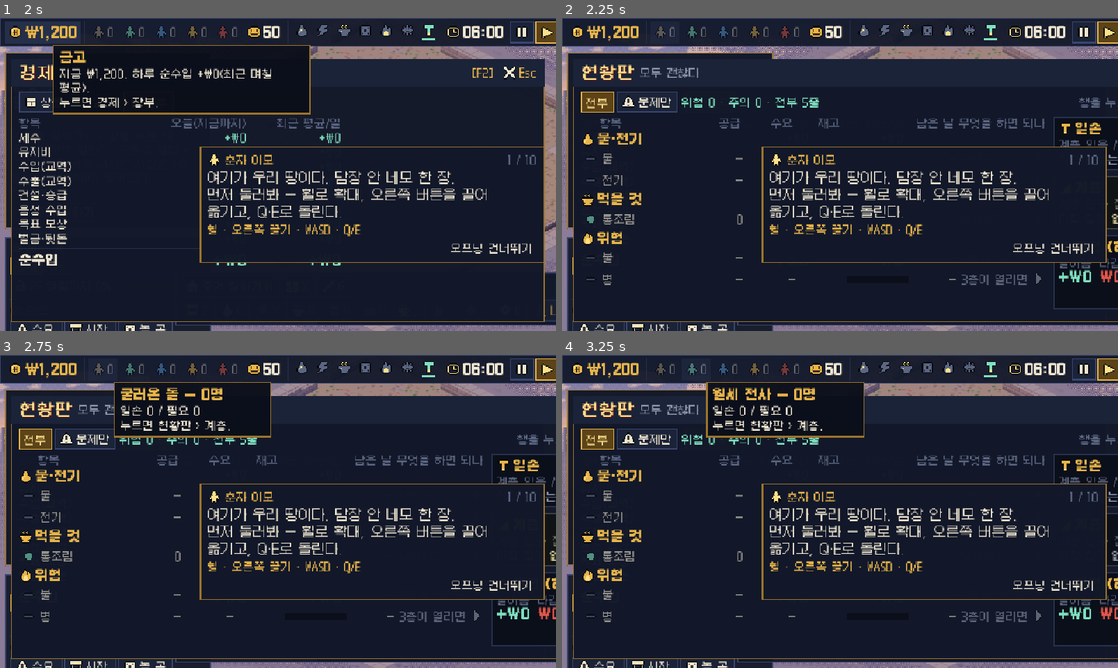
Above: before the commit, frames 1-4 (two rows, left to right).
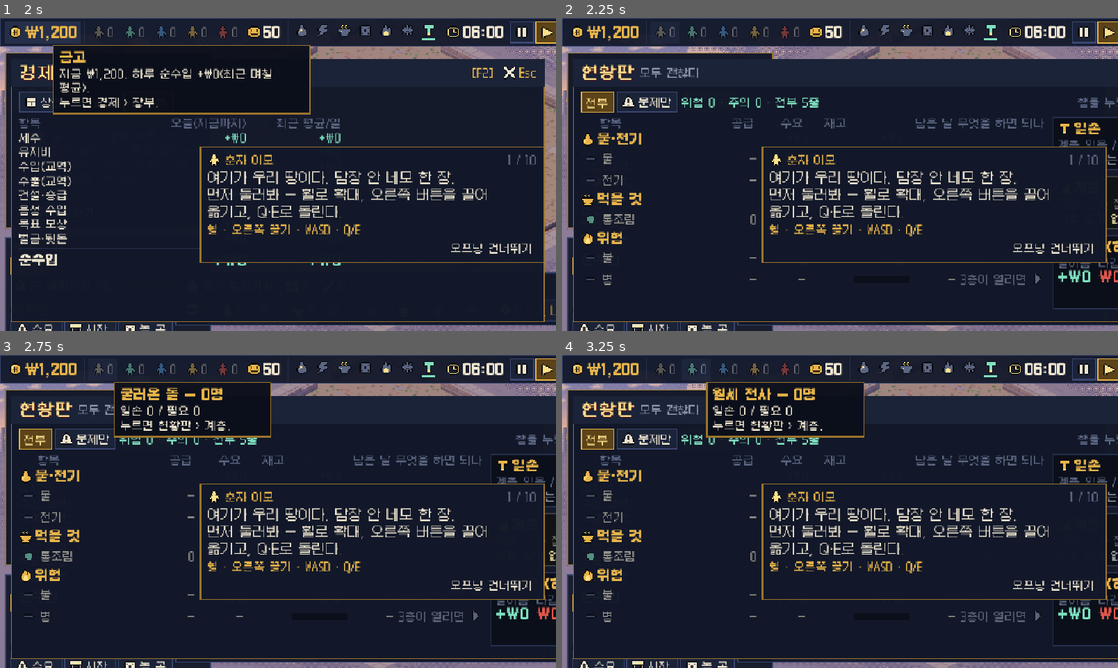
Above: after the commit, the same moments.

Repository: Birchnut/kowloon-walled-city
Game: Godot game, scene res://scenes/Main.tscn
Same seed, same stepped clock (60 frames per second), same inputs: the game is played once before the commit and once after it.
Inputs (mouse positions are in pixels of both pictures, inside the frame that each line leads up to):
- Up to frame 1 (2 s): tap Enter at 0.5 s; drag from (278, 174) to (333, 105) at 0.52 s; click (44, 33) at 1.27 s
- Up to frame 2 (2.25 s): click (667, 33) at 2.02 s
- Up to frame 3 (2.75 s): no input
- Up to frame 4 (3.25 s): click (695, 370) at 2.77 s

Frame 1 is identical in both runs. In frame 2, 1.3% of the frame differs, in the area x 28-100%, y 25-94%; in frame 3, 1.3%; in frame 4, 1.3%.

Commit message:
통합: 불 수업 대본 통과(소방 렌즈·범위 밖 번짐·범위 안 금방 꺼짐·탄 집 수리), 병 수업 대본, 툴팁이 사라진 카드 위에 남던 것, 현황판 이름 칸 넓힘
Co-Authored-By: Claude Opus <noreply@anthropic.com>
Claude-Session: https://claude.ai/code/session_01VWRoT2qvtSpgugghX3NsRX

Diff:
--- a/godot/tools/fixtures/pc_disease_lesson.json
+++ b/godot/tools/fixtures/pc_disease_lesson.json
@@ -1,78 +1,253 @@
 [
-  {"say": "C 병 수업(통합 v4): stage_b 에서 이어서. 디버그 지름길 = 2층 채우기(F6 › 디버그 '층 채우기', 보는 층 2F). 그다음 진짜 길: 3층 열림 → 병 안내 카드 → 수거 렌즈 → 넝마주이 조합·무면허 의원(목표 버튼) → 디버그 병(범위 밖/안) → 낫는 것 보기. tools/shot.sh \"\" out 2400 1920x1080 skiptut load=<stage_b.json> script=res://tools/fixtures/pc_disease_lesson.json out=out"},
-  {"wait": 1.0},
-  {"q": "hud", "keys": ["floors_unlocked", "floor_progress", "pop", "hazards"]},
-  {"key": "PageUp"},
-  {"key": "PageUp"},
-  {"wait": 0.3},
-  {"key": "F6"},
-  {"wait": 0.8},
-  {"press": "디버그"},
-  {"wait": 0.5},
-  {"press": "층 채우기"},
-  {"wait": 0.5},
-  {"key": "Esc"},
-  {"until": {"q": "hud", "key": "floors_unlocked", "ge": 3}, "max": 30},
-  {"until": {"q": "hud", "key": "hazards.disease.on", "eq": "true"}, "max": 20},
-  {"wait": 1.5},
-  {"shot": "c01_disease_intro"},
-  {"press": "수거 렌즈 보기"},
-  {"wait": 1.0},
-  {"shot": "c02_trash_lens"},
-  {"q": "hud", "keys": ["next_goal.id", "next_goal.text"]},
-  {"say": "목표 버튼: 넝마주이 조합 → 3층(z=2)에 놓는다(위아래 한 층)"},
-  {"press": "넝마주이 조합", "region": [0, 60, 400, 460]},
-  {"wait": 0.5},
-  {"key": "PageUp"},
-  {"key": "PageUp"},
-  {"move_cell": [7, 7, 2]},
-  {"wait": 0.4},
-  {"click_cell": [7, 7, 2]},
-  {"wait": 0.4},
-  {"key": "Esc"},
-  {"press": "무면허 의원", "region": [0, 60, 400, 460]},
-  {"wait": 0.5},
-  {"move_cell": [9, 7, 2]},
-  {"wait": 0.4},
-  {"click_cell": [9, 7, 2]},
-  {"wait": 0.4},
-  {"key": "Esc"},
-  {"key": "3"},
-  {"until": {"q": "coverage", "args": {"kind": "trash"}, "key": "pct", "ge": 0.2}, "max": 60},
-  {"key": "1"},
-  {"shot": "c03_trash_covered"},
-  {"say": "범위 밖 병: 구석 집(0,15,0)"},
-  {"key": "Esc"},
-  {"key": "Esc"},
-  {"click_top": [0, 15, 0]},
-  {"wait": 0.5},
-  {"key": "F6"},
-  {"wait": 0.5},
-  {"press": "병 퍼뜨리기"},
-  {"key": "Esc"},
-  {"wait": 1.0},
-  {"shot": "c04_outbreak_uncovered"},
-  {"q": "hazards", "keys": ["disease.sick", "disease.text"]},
-  {"say": "범위 안 병: 가운데 집"},
-  {"click_top": [7, 6, 0]},
-  {"wait": 0.5},
-  {"key": "F6"},
-  {"wait": 0.5},
-  {"press": "병 퍼뜨리기"},
-  {"key": "Esc"},
-  {"wait": 0.5},
-  {"click_top": [7, 6, 0]},
-  {"wait": 0.8},
-  {"shot": "c05_sick_inspector"},
-  {"key": "Tab"},
-  {"wait": 1.0},
-  {"shot": "c06_metrics_disease"},
-  {"key": "Tab"},
-  {"key": "3"},
-  {"wait": 15.0},
-  {"key": "1"},
-  {"q": "hazards", "keys": ["disease.sick", "disease.text"]},
-  {"shot": "c07_after"},
-  {"save": "stage_c.json"},
-  {"quit": 1}
+ {
+  "say": "C 병 수업(통합 v4): stage_b 에서 이어서. 디버그 지름길 = 2층 채우기(F6 › 디버그 '층 채우기', 보는 층 2F). 그다음 진짜 길: 3층 열림 → 병 안내 카드 → 수거 렌즈 → 넝마주이 조합·무면허 의원(목표 버튼) → 디버그 병(범위 밖/안) → 낫는 것 보기. tools/shot.sh \"\" out 2400 1920x1080 skiptut load=<stage_b.json> script=res://tools/fixtures/pc_disease_lesson.json out=out"
+ },
+ {
+  "wait": 1.0
+ },
+ {
+  "q": "hud",
+  "keys": [
+   "floors_unlocked",
+   "floor_progress",
+   "pop",
+   "hazards"
+  ]
+ },
+ {
+  "key": "PageUp"
+ },
+ {
+  "key": "PageUp"
+ },
+ {
+  "wait": 0.3
+ },
+ {
+  "key": "F6"
+ },
+ {
+  "wait": 0.8
+ },
+ {
+  "press": "디버그"
+ },
+ {
+  "wait": 0.5
+ },
+ {
+  "press": "층 채우기"
+ },
+ {
+  "wait": 0.5
+ },
+ {
+  "key": "Esc"
+ },
+ {
+  "until": {
+   "q": "hud",
+   "key": "floors_unlocked",
+   "ge": 3
+  },
+  "max": 30
+ },
+ {
+  "until": {
+   "q": "hud",
+   "key": "hazards.disease.on",
+   "eq": "true"
+  },
+  "max": 20
+ },
+ {
+  "wait": 6.0
+ },
+ {
+  "shot": "c01_disease_intro"
+ },
+ {
+  "press": "수거 렌즈 보기"
+ },
+ {
+  "wait": 1.0
+ },
+ {
+  "shot": "c02_trash_lens"
+ },
+ {
+  "q": "hud",
+  "keys": [
+   "next_goal.id",
+   "next_goal.text"
+  ]
+ },
+ {
+  "say": "목표 버튼: 넝마주이 조합 → 3층(z=2)에 놓는다(위아래 한 층)"
+ },
+ {
+  "say": "카드대로 짓기 막대 방재(.)에서 넝마주이 조합·무면허 의원(짓는 층 = 가장 위 3F)"
+ },
+ {
+  "place": "trash_guild",
+  "cell": [
+   7,
+   7,
+   2
+  ],
+  "shot_before": "c03a_trash_ghost"
+ },
+ {
+  "place": "clinic",
+  "cell": [
+   9,
+   7,
+   2
+  ]
+ },
+ {
+  "key": "Esc"
+ },
+ {
+  "key": "3"
+ },
+ {
+  "until": {
+   "q": "coverage",
+   "args": {
+    "kind": "trash"
+   },
+   "key": "pct",
+   "ge": 0.2
+  },
+  "max": 60
+ },
+ {
+  "key": "1"
+ },
+ {
+  "shot": "c03_trash_covered"
+ },
+ {
+  "say": "범위 밖 병: 2층 구석 집(0,0,1) — 넝마주이 조합은 3F에 있어 2F·3F·4F만 닿는다"
+ },
+ {
+  "key": "Esc"
+ },
+ {
+  "key": "Esc"
+ },
+ {
+  "click_top": [
+   0,
+   0,
+   1
+  ]
+ },
+ {
+  "wait": 0.5
+ },
+ {
+  "key": "F6"
+ },
+ {
+  "wait": 0.5
+ },
+ {
+  "press": "병 퍼뜨리기"
+ },
+ {
+  "key": "Esc"
+ },
+ {
+  "wait": 1.0
+ },
+ {
+  "shot": "c04_outbreak_uncovered"
+ },
+ {
+  "q": "hazards",
+  "keys": [
+   "disease.sick",
+   "disease.text"
+  ]
+ },
+ {
+  "say": "범위 안 병: 2층 가운데 집(7,9,1)"
+ },
+ {
+  "click_top": [
+   7,
+   9,
+   1
+  ]
+ },
+ {
+  "wait": 0.5
+ },
+ {
+  "key": "F6"
+ },
+ {
+  "wait": 0.5
+ },
+ {
+  "press": "병 퍼뜨리기"
+ },
+ {
+  "key": "Esc"
+ },
+ {
+  "wait": 0.5
+ },
+ {
+  "click_top": [
+   7,
+   9,
+   1
+  ]
+ },
+ {
+  "wait": 0.8
+ },
+ {
+  "shot": "c05_sick_inspector"
+ },
+ {
+  "key": "Tab"
+ },
+ {
+  "wait": 1.0
+ },
+ {
+  "shot": "c06_metrics_disease"
+ },
+ {
+  "key": "Tab"
+ },
+ {
+  "key": "3"
+ },
+ {
+  "wait": 15.0
+ },
+ {
+  "key": "1"
+ },
+ {
+  "q": "hazards",
+  "keys": [
+   "disease.sick",
+   "disease.text"
+  ]
+ },
+ {
+  "shot": "c07_after"
+ },
+ {
+  "save": "stage_c.json"
+ },
+ {
+  "quit": 1
+ }
 ]
--- a/godot/tools/fixtures/pc_fire_lesson.json
+++ b/godot/tools/fixtures/pc_fire_lesson.json
@@ -1,101 +1,396 @@
 [
-  {"say": "B 불 수업(통합 v4): stage_a 에서 이어서. 디버그 지름길 = 1층 채우기(F6 › 디버그 '층 채우기' 버튼 — 진짜 길이면 판잣집 ~190채를 칠하고 다 차기를 기다려야 한다). 그다음은 진짜 길: 2층 열림 카드 → 불 안내 카드 → 소방 렌즈 → 양동이 소방대(목표 버튼) → 디버그 불(범위 밖/안) → 탄 집 수리. tools/shot.sh \"\" out 2400 1920x1080 skiptut load=<stage_a.json> script=res://tools/fixtures/pc_fire_lesson.json out=out"},
-  {"wait": 1.0},
-  {"q": "hud", "keys": ["floors_unlocked", "floor_progress", "pop", "hazards"]},
-  {"key": "F6"},
-  {"wait": 0.8},
-  {"press": "디버그"},
-  {"wait": 0.5},
-  {"press": "층 채우기"},
-  {"wait": 0.5},
-  {"key": "Esc"},
-  {"until": {"q": "hud", "key": "floors_unlocked", "ge": 2}, "max": 30},
-  {"wait": 1.0},
-  {"shot": "b01_floor2_card"},
-  {"say": "카드 넘기기(누르면 넘어간다) → 불 안내 카드"},
-  {"until": {"q": "hud", "key": "hazards.fire.on", "eq": "true"}, "max": 20},
-  {"wait": 1.5},
-  {"shot": "b02_fire_intro"},
-  {"press": "소방 렌즈 보기"},
-  {"wait": 1.0},
-  {"shot": "b03_fire_lens_empty"},
-  {"q": "coverage", "args": {"kind": "fire"}, "keys": ["pct", "text"]},
-  {"say": "목표: 양동이 소방대 — 왼쪽 위 목표 버튼으로 배치(2층에, 위아래 한 층까지 닿는다)"},
-  {"q": "hud", "keys": ["next_goal.id", "next_goal.text"]},
-  {"press": "양동이 소방대", "region": [0, 60, 400, 460]},
-  {"wait": 0.5},
-  {"key": "PageUp"},
-  {"wait": 0.4},
-  {"move_cell": [7, 7, 1]},
-  {"wait": 0.5},
-  {"shot": "b04_fire_bucket_ghost"},
-  {"click_cell": [7, 7, 1]},
-  {"wait": 0.5},
-  {"move_cell": [3, 12, 1]},
-  {"wait": 0.4},
-  {"click_cell": [3, 12, 1]},
-  {"wait": 0.4},
-  {"key": "Esc"},
-  {"wait": 0.5},
-  {"say": "공사가 끝나면 렌즈가 초록으로 바뀐다(×4)"},
-  {"key": "3"},
-  {"until": {"q": "coverage", "args": {"kind": "fire"}, "key": "pct", "ge": 0.3}, "max": 60},
-  {"key": "1"},
-  {"key": "PageDown"},
-  {"key": "PageDown"},
-  {"wait": 0.5},
-  {"shot": "b05_fire_lens_covered"},
-  {"q": "coverage", "args": {"kind": "fire"}, "keys": ["pct", "text"]},
-  {"say": "범위 밖 불: 오른쪽 위 구석 집을 골라 F6 › 디버그 › 불 내기"},
-  {"key": "Esc"},
-  {"click_top": [15, 0, 0]},
-  {"wait": 0.6},
-  {"q": "info", "args": {"pos": [15, 0, 0]}, "keys": ["kind", "title", "burn"]},
-  {"key": "F6"},
-  {"wait": 0.6},
-  {"press": "불 내기"},
-  {"wait": 0.4},
-  {"key": "Esc"},
-  {"wait": 1.0},
-  {"shot": "b06_fire_uncovered"},
-  {"q": "hazards", "keys": ["fire.burning", "fire.text"]},
-  {"say": "알림 줄을 눌러 그 자리로(focus)"},
-  {"press": "불", "region": [0, 300, 400, 700]},
-  {"wait": 1.0},
-  {"shot": "b07_fire_alert_jump"},
-  {"key": "3"},
-  {"wait": 6.0},
-  {"shot": "b08_fire_spread"},
-  {"until": {"q": "hazards", "key": "fire.burnt.0.bid", "ge": 0}, "max": 90},
-  {"key": "1"},
-  {"q": "hazards", "keys": ["fire.burning", "fire.burnt"]},
-  {"say": "범위 안 불: 소방대 옆 집"},
-  {"click_top": [7, 9, 0]},
-  {"wait": 0.5},
-  {"key": "F6"},
-  {"wait": 0.5},
-  {"press": "불 내기"},
-  {"key": "Esc"},
-  {"wait": 1.0},
-  {"shot": "b09_fire_covered"},
-  {"key": "3"},
-  {"wait": 12.0},
-  {"key": "1"},
-  {"q": "info", "args": {"pos": [7, 9, 0]}, "keys": ["burn", "residents"]},
-  {"shot": "b10_fire_covered_out"},
-  {"say": "탄 집 수리: 탄 집을 눌러 살피기의 [수리]"},
-  {"q": "hazards", "keys": ["fire.burnt"]},
-  {"click_top": [15, 0, 0]},
-  {"wait": 0.8},
-  {"shot": "b11_burnt_inspector"},
-  {"press": "수리", "region": [1480, 60, 1920, 900]},
-  {"wait": 0.8},
-  {"q": "info", "args": {"pos": [15, 0, 0]}, "keys": ["burn", "repair"]},
-  {"shot": "b12_repairing"},
-  {"key": "Tab"},
-  {"wait": 1.0},
-  {"shot": "b13_metrics_hazard"},
-  {"key": "Tab"},
-  {"save": "stage_b.json"},
-  {"quit": 1}
+ {
+  "say": "B 불 수업(통합 v4): stage_a 에서 이어서. 디버그 지름길 = 1층 채우기(F6 › 디버그 '층 채우기' 버튼 — 진짜 길이면 판잣집 ~190채를 칠하고 다 차기를 기다려야 한다). 그다음은 진짜 길: 2층 열림 카드 → 불 안내 카드 → 소방 렌즈 → 양동이 소방대(목표 버튼) → 디버그 불(범위 밖/안) → 탄 집 수리. tools/shot.sh \"\" out 2400 1920x1080 skiptut load=<stage_a.json> script=res://tools/fixtures/pc_fire_lesson.json out=out"
+ },
+ {
+  "wait": 1.0
+ },
+ {
+  "q": "hud",
+  "keys": [
+   "floors_unlocked",
+   "floor_progress",
+   "pop",
+   "hazards"
+  ]
+ },
+ {
+  "key": "F6"
+ },
+ {
+  "wait": 0.8
+ },
+ {
+  "press": "디버그"
+ },
+ {
+  "wait": 0.5
+ },
+ {
+  "press": "층 채우기"
+ },
+ {
+  "wait": 0.5
+ },
+ {
+  "key": "Esc"
+ },
+ {
+  "until": {
+   "q": "hud",
+   "key": "floors_unlocked",
+   "ge": 2
+  },
+  "max": 30
+ },
+ {
+  "wait": 1.0
+ },
+ {
+  "shot": "b01_floor2_card"
+ },
+ {
+  "say": "카드 넘기기(누르면 넘어간다) → 불 안내 카드"
+ },
+ {
+  "until": {
+   "q": "hud",
+   "key": "hazards.fire.on",
+   "eq": "true"
+  },
+  "max": 20
+ },
+ {
+  "wait": 1.5
+ },
+ {
+  "shot": "b02_fire_intro"
+ },
+ {
+  "press": "소방 렌즈 보기"
+ },
+ {
+  "wait": 1.0
+ },
+ {
+  "shot": "b03_fire_lens_empty"
+ },
+ {
+  "q": "coverage",
+  "args": {
+   "kind": "fire"
+  },
+  "keys": [
+   "pct",
+   "text"
+  ]
+ },
+ {
+  "say": "목표: 양동이 소방대 — 왼쪽 위 목표 버튼으로 배치(2층에, 위아래 한 층까지 닿는다)"
+ },
+ {
+  "q": "hud",
+  "keys": [
+   "next_goal.id",
+   "next_goal.text"
+  ]
+ },
+ {
+  "say": "목표 줄은 아직 앞 목표(첫 월세 전사)라 소방대 버튼이 없다 → 불 안내 카드대로 짓기 막대 방재(.)에서. 짓는 층 = 2F(PgUp)"
+ },
+ {
+  "place": "fire_bucket",
+  "cell": [
+   7,
+   7,
+   1
+  ],
+  "shot_before": "b04_fire_bucket_ghost"
+ },
+ {
+  "place": "fire_bucket",
+  "cell": [
+   3,
+   12,
+   1
+  ]
+ },
+ {
+  "key": "Esc"
+ },
+ {
+  "wait": 0.5
+ },
+ {
+  "say": "공사가 끝나면 렌즈가 초록으로 바뀐다(×4)"
+ },
+ {
+  "key": "3"
+ },
+ {
+  "until": {
+   "q": "coverage",
+   "args": {
+    "kind": "fire"
+   },
+   "key": "pct",
+   "ge": 0.3
+  },
+  "max": 60
+ },
+ {
+  "key": "1"
+ },
+ {
+  "key": "PageDown"
+ },
+ {
+  "key": "PageDown"
+ },
+ {
+  "wait": 0.5
+ },
+ {
+  "shot": "b05_fire_lens_covered"
+ },
+ {
+  "q": "coverage",
+  "args": {
+   "kind": "fire"
+  },
+  "keys": [
+   "pct",
+   "text"
+  ]
+ },
+ {
+  "say": "범위 밖 불: 오른쪽 위 구석 집을 골라 F6 › 디버그 › 불 내기"
+ },
+ {
+  "key": "Esc"
+ },
+ {
+  "click_top": [
+   0,
+   0,
+   0
+  ]
+ },
+ {
+  "wait": 0.6
+ },
+ {
+  "q": "info",
+  "args": {
+   "pos": [
+    0,
+    0,
+    0
+   ]
+  },
+  "keys": [
+   "kind",
+   "title",
+   "burn"
+  ]
+ },
+ {
+  "key": "F6"
+ },
+ {
+  "wait": 0.6
+ },
+ {
+  "press": "불 내기"
+ },
+ {
+  "wait": 0.4
+ },
+ {
+  "key": "Esc"
+ },
+ {
+  "wait": 1.0
+ },
+ {
+  "shot": "b06_fire_uncovered"
+ },
+ {
+  "q": "hazards",
+  "keys": [
+   "fire.burning",
+   "fire.text"
+  ]
+ },
+ {
+  "say": "알림 줄을 눌러 그 자리로(focus)"
+ },
+ {
+  "press": "불",
+  "region": [
+   0,
+   300,
+   400,
+   700
+  ]
+ },
+ {
+  "wait": 1.0
+ },
+ {
+  "shot": "b07_fire_alert_jump"
+ },
+ {
+  "key": "3"
+ },
+ {
+  "wait": 6.0
+ },
+ {
+  "shot": "b08_fire_spread"
+ },
+ {
+  "until": {
+   "q": "hazards",
+   "key": "fire.burnt.0.bid",
+   "ge": 0
+  },
+  "max": 90
+ },
+ {
+  "key": "1"
+ },
+ {
+  "q": "hazards",
+  "keys": [
+   "fire.burning",
+   "fire.burnt"
+  ]
+ },
+ {
+  "say": "범위 안 불: 소방대 옆 집"
+ },
+ {
+  "click_top": [
+   7,
+   9,
+   0
+  ]
+ },
+ {
+  "wait": 0.5
+ },
+ {
+  "key": "F6"
+ },
+ {
+  "wait": 0.5
+ },
+ {
+  "press": "불 내기"
+ },
+ {
+  "key": "Esc"
+ },
+ {
+  "wait": 1.0
+ },
+ {
+  "shot": "b09_fire_covered"
+ },
+ {
+  "key": "3"
+ },
+ {
+  "wait": 12.0
+ },
+ {
+  "key": "1"
+ },
+ {
+  "q": "info",
+  "args": {
+   "pos": [
+    7,
+    9,
+    0
+   ]
+  },
+  "keys": [
+   "burn",
+   "residents"
+  ]
+ },
+ {
+  "shot": "b10_fire_covered_out"
+ },
+ {
+  "say": "탄 집 수리: 탄 집을 눌러 살피기의 [수리]"
+ },
+ {
+  "q": "hazards",
+  "keys": [
+   "fire.burnt"
+  ]
+ },
+ {
+  "click_top": [
+   0,
+   0,
+   0
+  ]
+ },
+ {
+  "wait": 0.8
+ },
+ {
+  "shot": "b11_burnt_inspector"
+ },
+ {
+  "press": "수리",
+  "region": [
+   1480,
+   60,
+   1920,
+   900
+  ]
+ },
+ {
+  "wait": 0.8
+ },
+ {
+  "q": "info",
+  "args": {
+   "pos": [
+    0,
+    0,
+    0
+   ]
+  },
+  "keys": [
+   "burn",
+   "repair"
+  ]
+ },
+ {
+  "shot": "b12_repairing"
+ },
+ {
+  "key": "Tab"
+ },
+ {
+  "wait": 1.0
+ },
+ {
+  "shot": "b13_metrics_hazard"
+ },
+ {
+  "key": "Tab"
+ },
+ {
+  "save": "stage_b.json"
+ },
+ {
+  "quit": 1
+ }
 ]
--- a/godot/ui/pc/MetricsWin.gd
+++ b/godot/ui/pc/MetricsWin.gd
@@ -61,7 +61,7 @@
 
 
 func _cols() -> Array:
-	return [26, 160, 86, 86, 110, 80, 76]
+	return [26, 190, 80, 80, 100, 76, 70]
 
 
 func _header_row() -> Control:
--- a/godot/ui/pc/TipLayer.gd
+++ b/godot/ui/pc/TipLayer.gd
@@ -53,6 +53,9 @@
 		_cursor_lab.add_theme_color_override("font_color", UI.tone_col(cursor_tone) if cursor_tone != "" else UI.col("paper"))
 		_cursor.position = _clamp(mp + Vector2(22, 22), _cursor.size)
 	var h := get_viewport().gui_get_hovered_control()
+	# 마우스가 그대로인데 밑의 것이 사라지거나(눌러 넘긴 카드) 옮겨지면 툴팁이 남았다 — 영역 밖이면 없앤다
+	if h != null and (not is_instance_valid(h) or not h.get_global_rect().has_point(mp)):
+		h = null
 	var owner := _find_owner(h)
 	if owner != _hover:
 		_hover = owner
